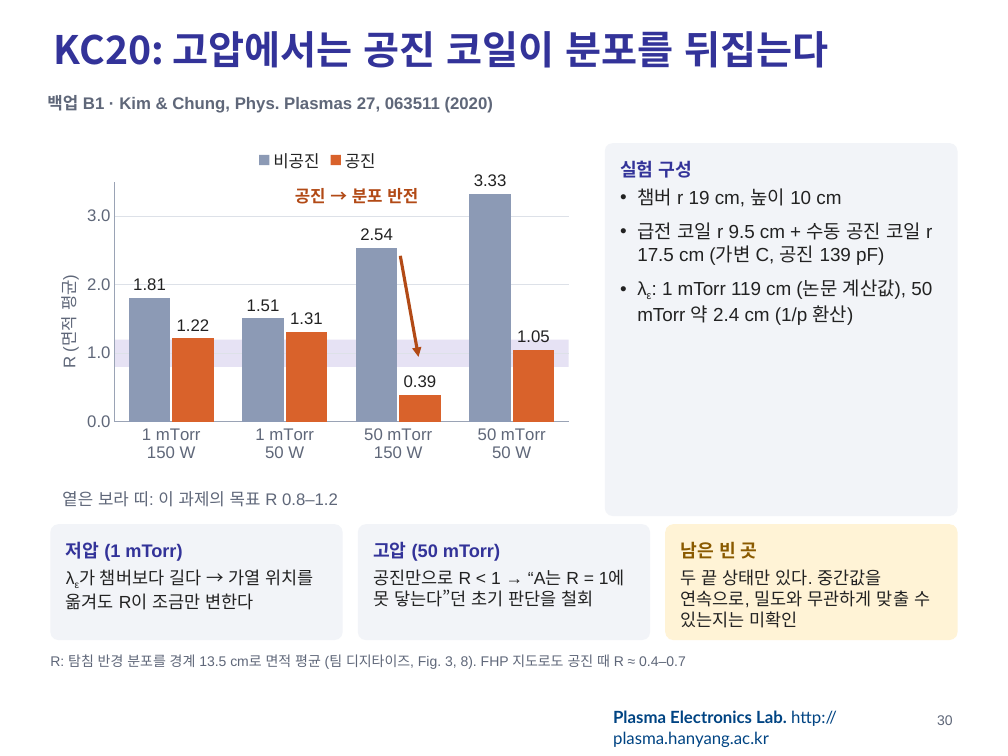
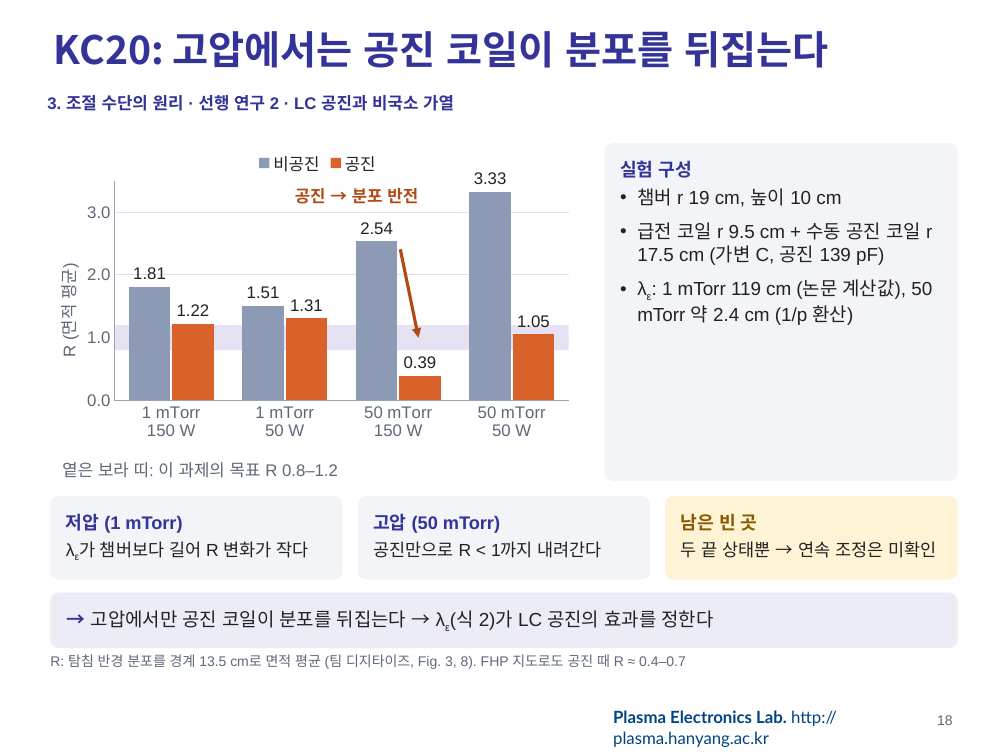
Before and after one commit to garlicjam-pyo/plasma, a slide deck: slide 18 of presentations/1차발표_최종.pptx (slide 30 before the commit). Drawn at 1008x756 pixels with LibreOffice and Linux fonts; fonts in the diff are those of the drawing; background and template pictures are left out. Boxes give left, top, right and bottom in pixels: in the first picture for what was removed or moved away, otherwise in the second. Text is boxed around its words. In the diff, an @@ line names an element or a change of style, - is before the commit and + after.

```diff
--- a/presentations/1차발표_최종.pptx
+++ b/presentations/1차발표_최종.pptx
@@ text at [47,95,454,111]: text changed; text colour #5F6779 to #333399 @@
-백업 B1 · Kim & Chung, Phys. Plasmas 27, 063511 (2020)
+3. 조절 수단의 원리 · 선행 연구 2 · LC 공진과 비국소 가열
@@ column chart: place and size @@
-column chart at [50,136,585,489]
+column chart at [50,139,585,462]
@@ rounded rectangle "실험 구성": place and size @@
-rounded rectangle "실험 구성" at [605,143,958,516]
+rounded rectangle "실험 구성" at [605,143,958,481]
@@ arrow moved from (400, 256) - (418, 357) to (400, 249) - (418, 338) @@
@@ rectangle: place and size @@
-rectangle at [115,340,569,367]
+rectangle at [115,326,569,351]
@@ text "옅은 보라 띠: 이 과제의 ...": place and size @@
-text "옅은 보라 띠: 이 과제의 ..." at [62,491,338,507]
+text "옅은 보라 띠: 이 과제의 ..." at [62,462,338,478]
@@ rounded rectangle "저압 (1 mTorr)": place and size @@
-rounded rectangle "저압 (1 mTorr)" at [50,524,343,640]
+rounded rectangle "저압 (1 mTorr)" at [50,496,343,580]
@@ rounded rectangle "고압 (50 mTorr)": place and size @@
-rounded rectangle "고압 (50 mTorr)" at [358,524,650,640]
+rounded rectangle "고압 (50 mTorr)" at [358,496,650,580]
@@ proportions changed in 4 elements at [605,143,958,481], [50,496,343,580], [358,496,650,580], [665,496,958,580] @@
@@ rounded rectangle "남은 빈 곳": place and size @@
-rounded rectangle "남은 빈 곳" at [665,524,958,640]
+rounded rectangle "남은 빈 곳" at [665,496,958,580]
@@ text in rounded rectangle at [100,541,309,558]: text changed @@
-λε가 챔버보다 길다 → 가열 위치를 옮겨도 R이 조금만 변한다
+λε가 챔버보다 길어 R 변화가 작다
@@ text in rounded rectangle at [373,541,602,558]: text changed @@
-공진만으로 R < 1 → “A는 R = 1에 못 닿는다”던 초기 판단을 철회
+공진만으로 R < 1까지 내려간다
@@ text in rounded rectangle at [681,541,936,558]: text changed @@
-두 끝 상태만 있다. 중간값을 연속으로, 밀도와 무관하게 맞출 수 있는지는 미확인
+두 끝 상태뿐 → 연속 조정은 미확인
@@ rounded rectangle added at [50,593,958,648], fill #ECECF7, 13.5 pt, text #222222 @@
+→ 고압에서만 공진 코일이 분포를 뒤집는다 → λε(식 2)가 LC 공진의 효과를 정한다
@@ page number at [937,715,953,725]: text changed @@
-30
+18
```
Also in this commit, not shown: 32 other slides changed, 7 slides added, 2 slides removed, 8 other files.
